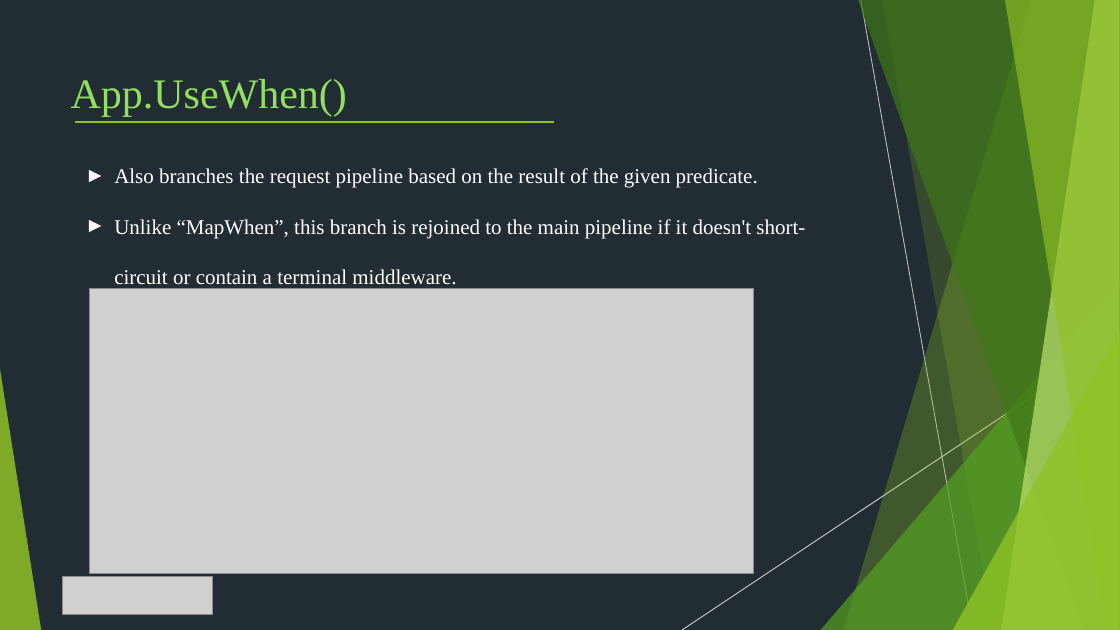
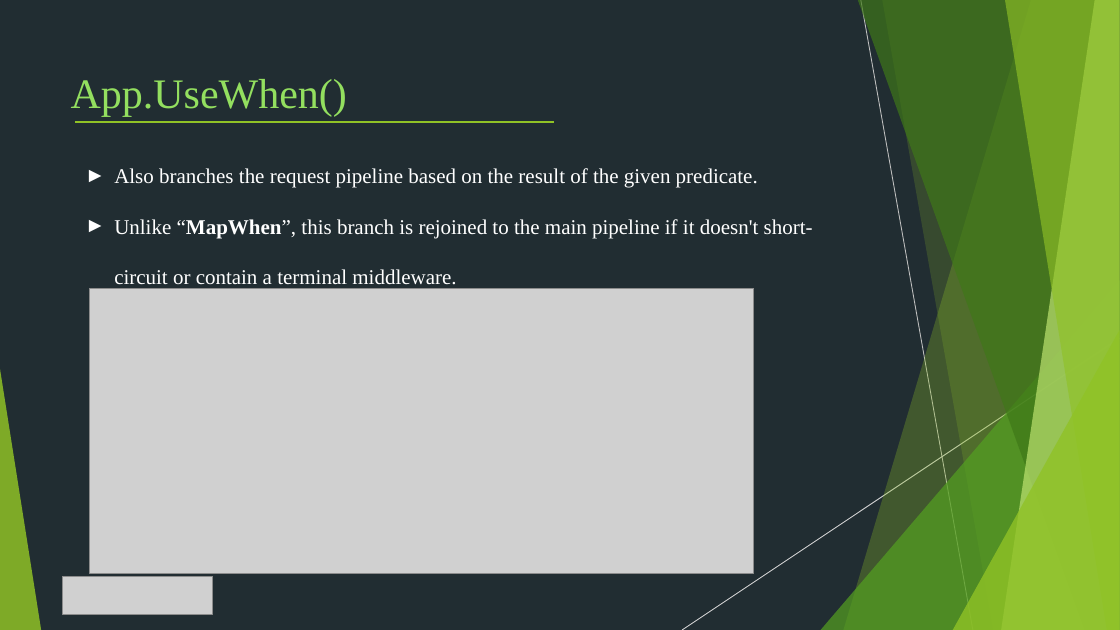
Before and after one commit to Chien-Do/Middleware-Filter, a slide deck: slide 13 of Middleware/Middleware.pptx. Drawn at 1120x630 pixels with LibreOffice and Linux fonts; fonts in the diff are those of the drawing; grey boxes stand for pictures. Boxes give left, top, right and bottom in pixels: in the first picture for what was removed or moved away, otherwise in the second. Text is boxed around its words. In the diff, an @@ line names an element or a change of style, - is before the commit and + after.

```diff
--- a/Middleware/Middleware.pptx
+++ b/Middleware/Middleware.pptx
@@ text at (x1=114, y1=219, x2=813, y2=289): bold on in "“MapWhen”," @@
```
Also in this commit, not shown: 3 other slides changed, 2 slides added, 1 other file.
